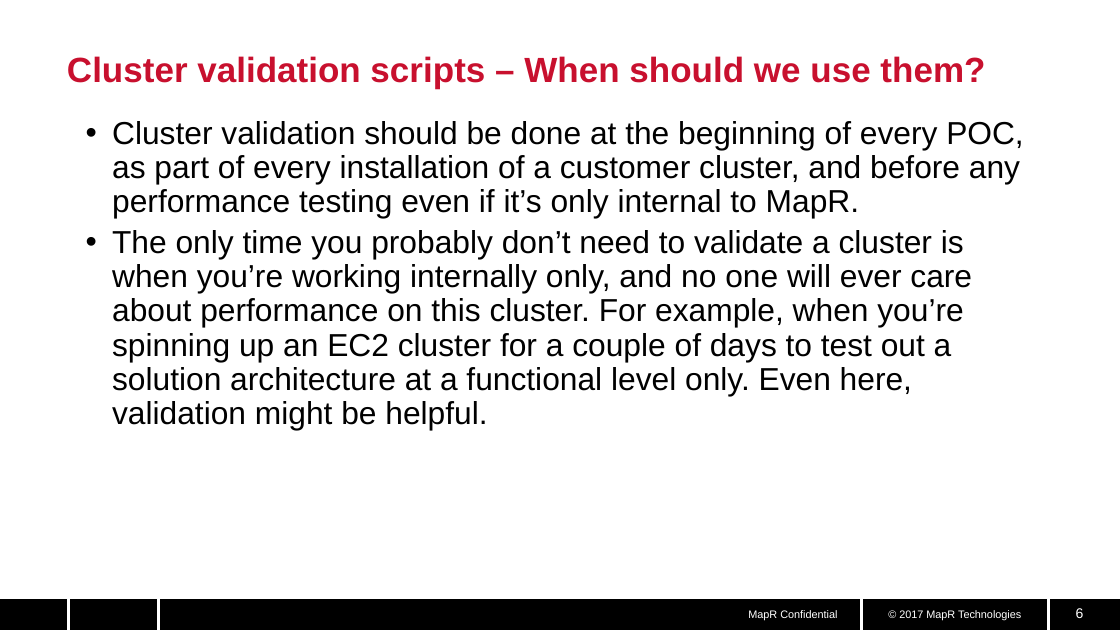
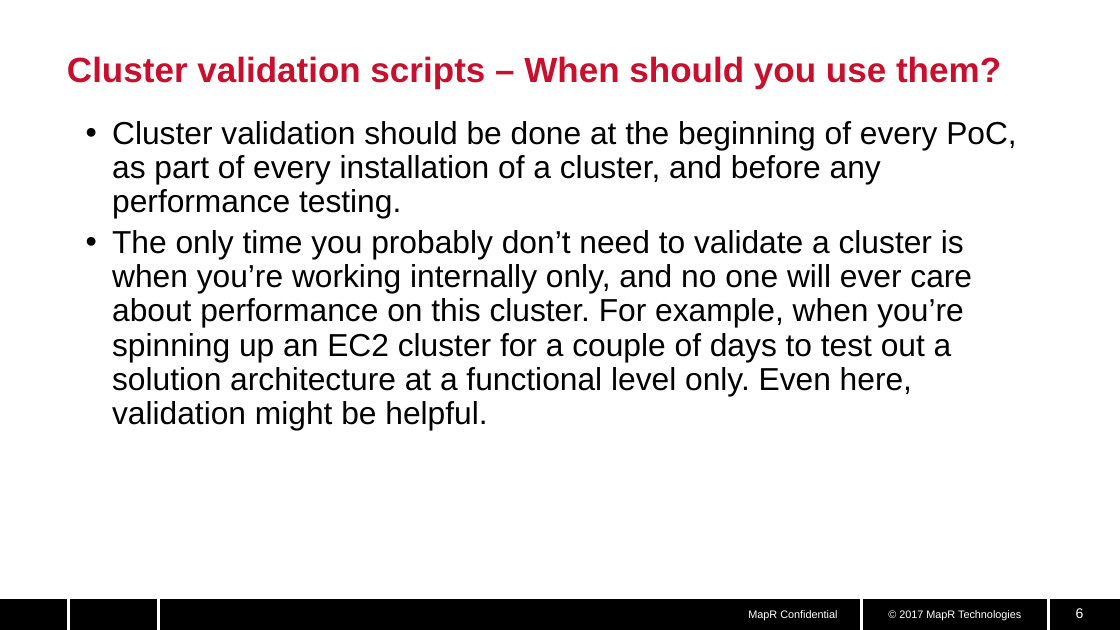
Before and after one commit to corersky/trainings, a slide deck: slide 6 of slides/Cluster validation.pptx. Drawn at 1120x630 pixels with LibreOffice and Linux fonts; fonts in the diff are those of the drawing; background and template pictures are left out. Boxes give left, top, right and bottom in pixels: in the first picture for what was removed or moved away, otherwise in the second. Text is boxed around its words. In the diff, an @@ line names an element or a change of style, - is before the commit and + after.

```diff
--- a/slides/Cluster validation.pptx
+++ b/slides/Cluster validation.pptx
@@ title at (67,56,1001,89): text changed @@
-Cluster validation scripts – When should we use them?
+Cluster validation scripts – When should you use them?
@@ text at (112,121,1016,218): text changed @@
-• Cluster validation should be done at the beginning of every POC, as part of every installation of a customer cluster, and before any performance testing even if it’s only internal to MapR.
+• Cluster validation should be done at the beginning of every PoC, as part of every installation of a cluster, and before any performance testing.
```
Also in this commit, not shown: 4 other slides changed.
